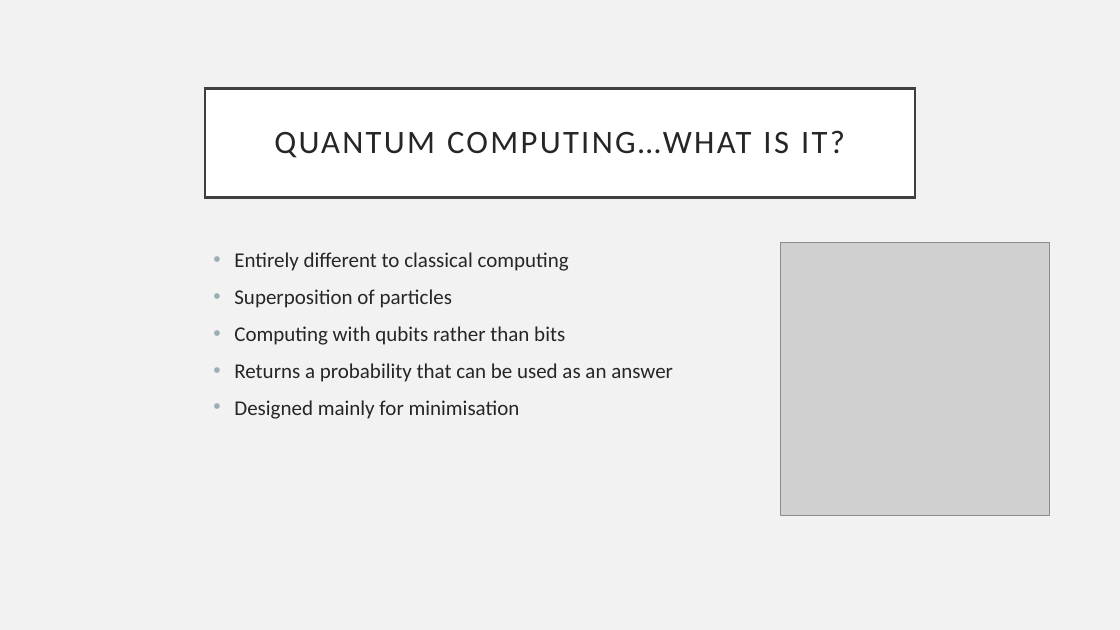
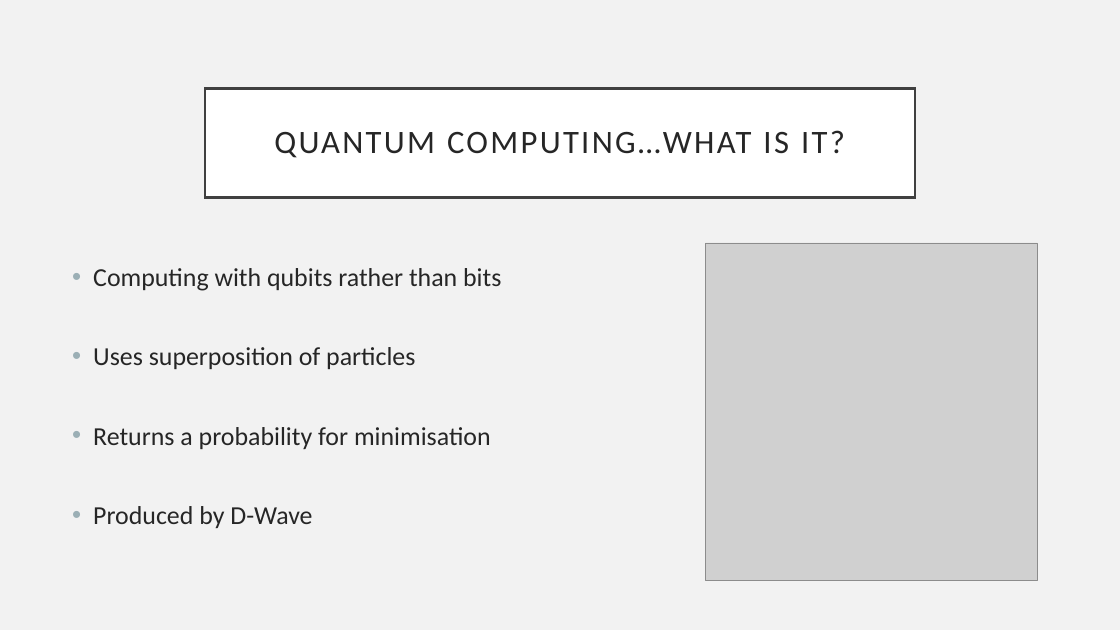
Before and after one commit to 446163/work, a slide deck: slide 3 of Daniel Easteals Quantum Computing.pptx. Drawn at 1120x630 pixels with LibreOffice and Linux fonts; fonts in the diff are those of the drawing; grey boxes stand for pictures. Boxes give left, top, right and bottom in pixels: in the first picture for what was removed or moved away, otherwise in the second. Text is boxed around its words. In the diff, an @@ line names an element or a change of style, - is before the commit and + after.

```diff
--- a/Daniel Easteals Quantum Computing.pptx
+++ b/Daniel Easteals Quantum Computing.pptx
@@ text "Computing with qubits rather than ...": place and size @@
-text "Computing with qubits rather than ..." at <box>234,252,673,419</box>
+text "Computing with qubits rather than ..." at <box>93,268,501,528</box>
@@ text at <box>93,268,501,291</box>: size 18 to 22.2 pt in "Computing with qubits rather than bits"; line spacing 1 to 0.9 @@
@@ text at <box>234,252,569,308</box>: paragraphs removed @@
-• Entirely different to classical computing
-• Superposition of particles
@@ picture: place and size @@
-picture at <box>781,242,1049,515</box>
+picture at <box>706,243,1038,581</box>
@@ text at <box>93,347,491,528</box>: text changed; size 18 to 22.2 pt @@
-• Returns a probability that can be used as an answer
-• Designed mainly for minimisation
+• Uses superposition of particles
+• Returns a probability for minimisation
+• Produced by D-Wave
```
Also in this commit, not shown: 6 other slides changed, 1 slide added.
